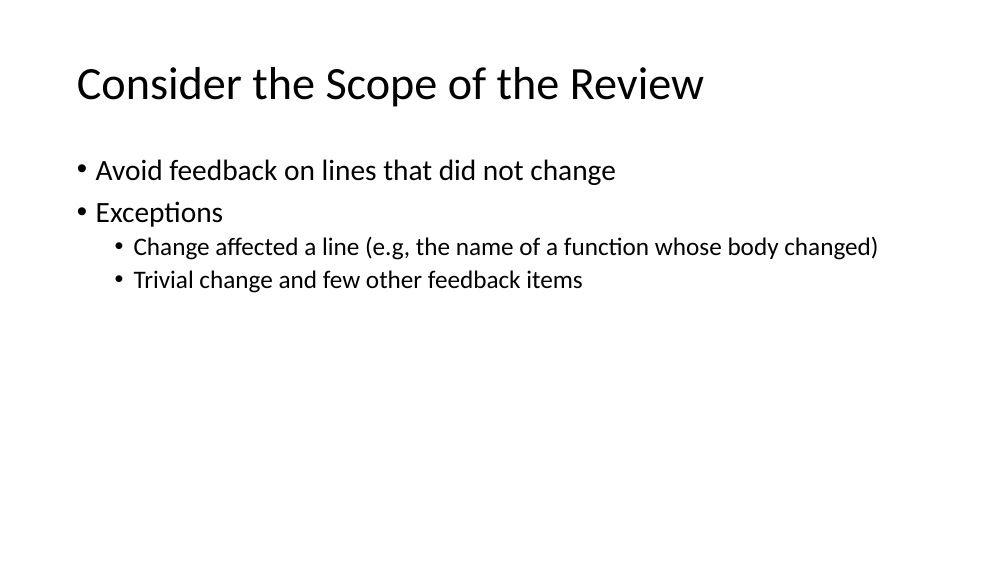
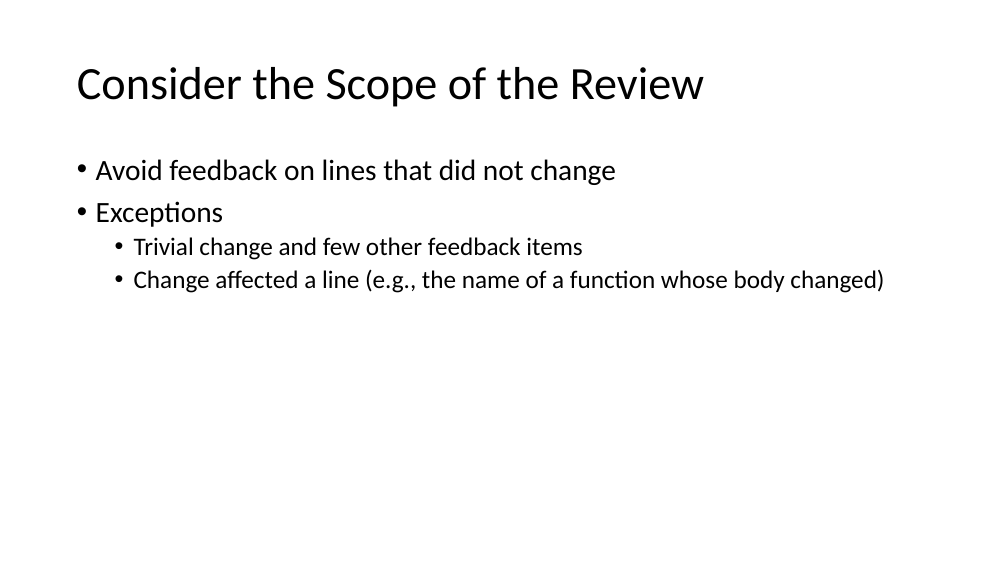
Before and after one commit to DavidGiard/Presentation-Slides, a slide deck: slide 29 of Blood-Sweat-and-Code-Reviews/Code Reviews.pptx (slide 28 before the commit). Drawn at 1008x567 pixels with LibreOffice and Linux fonts; fonts in the diff are those of the drawing. Boxes give left, top, right and bottom in pixels: in the first picture for what was removed or moved away, otherwise in the second. Text is boxed around its words. In the diff, an @@ line names an element or a change of style, - is before the commit and + after.

Commit message:
Code Review prefix examples

```diff
--- a/Blood-Sweat-and-Code-Reviews/Code Reviews.pptx
+++ b/Blood-Sweat-and-Code-Reviews/Code Reviews.pptx
@@ text at (x1=134, y1=236, x2=878, y2=260): paragraph removed @@
-  • Change affected a line (e.g, the name of a function whose body changed)
@@ text at (x1=134, y1=269, x2=884, y2=293): paragraph added @@
+  • Change affected a line (e.g., the name of a function whose body changed)
```
Also in this commit, not shown: 2 other slides changed, 1 slide added.
